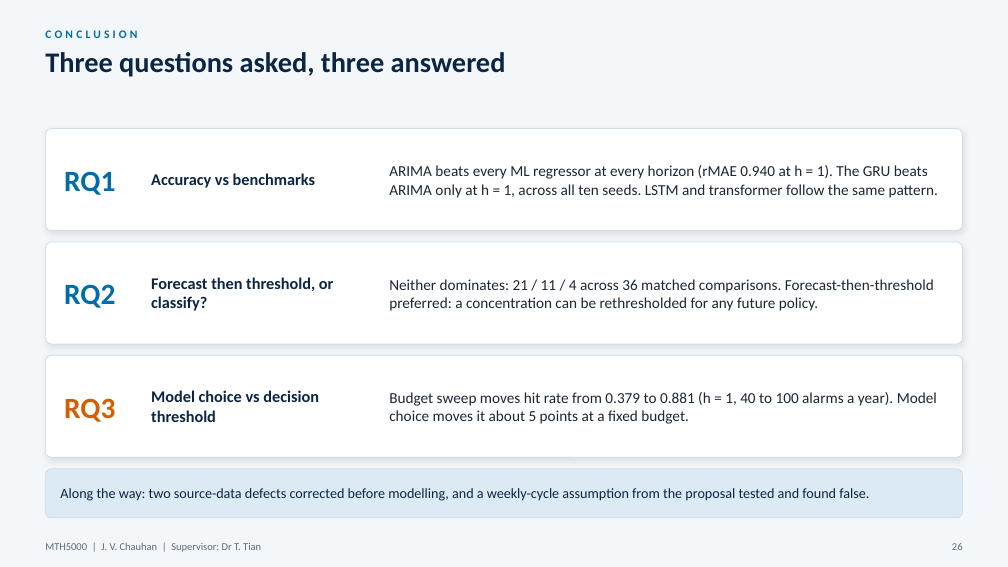
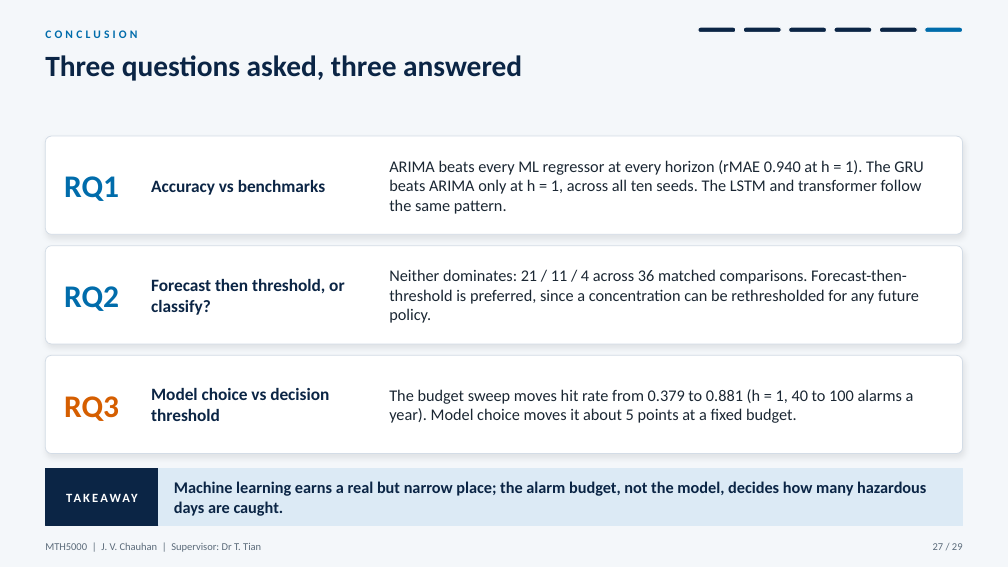
Before and after one commit to JC16092/mth5000-aqi-forecast, a slide deck: slide 27 of presentation_new/MTH5000_oral_presentation.pptx (slide 26 before the commit). Drawn at 1008x567 pixels with LibreOffice and Linux fonts; fonts in the diff are those of the drawing. Boxes give left, top, right and bottom in pixels: in the first picture for what was removed or moved away, otherwise in the second. Text is boxed around its words. In the diff, an @@ line names an element or a change of style, - is before the commit and + after.

```diff
--- a/presentation_new/MTH5000_oral_presentation.pptx
+++ b/presentation_new/MTH5000_oral_presentation.pptx
@@ rounded rectangle added at bbox=[698, 27, 736, 33], fill #0B2545, outline #F4F7FA 1 pt @@
@@ rounded rectangle added at bbox=[743, 27, 781, 33], fill #0B2545, outline #F4F7FA 1 pt @@
@@ rounded rectangle added at bbox=[789, 27, 827, 33], fill #0B2545, outline #F4F7FA 1 pt @@
@@ rounded rectangle added at bbox=[834, 27, 872, 33], fill #0B2545, outline #F4F7FA 1 pt @@
@@ rounded rectangle added at bbox=[879, 27, 917, 33], fill #0B2545, outline #F4F7FA 1 pt @@
@@ rounded rectangle added at bbox=[925, 27, 963, 33], fill #006CAB, outline #F4F7FA 1 pt @@
@@ text "Three questions asked, three answered" at bbox=[45, 55, 522, 81]: size 27 to 28 pt @@
@@ proportions changed in 3 elements at bbox=[45, 246, 963, 344], bbox=[45, 355, 963, 454], bbox=[45, 136, 963, 234] @@
@@ rounded rectangle: place and size @@
-rounded rectangle at bbox=[45, 129, 963, 231]
+rounded rectangle at bbox=[45, 136, 963, 234]
@@ size 28 to 30 pt in 3 elements at bbox=[64, 286, 119, 311], bbox=[64, 396, 119, 421], bbox=[64, 176, 119, 201] @@
@@ size 15.5 to 16.5 pt in 3 elements at bbox=[151, 388, 329, 421], bbox=[151, 279, 344, 315], bbox=[151, 180, 325, 195] @@
@@ text at bbox=[389, 160, 924, 214]: text changed; size 14.5 to 15.5 pt @@
-ARIMA beats every ML regressor at every horizon (rMAE 0.940 at h = 1). The GRU beats ARIMA only at h = 1, across all ten seeds. LSTM and transformer follow the same pattern.
+ARIMA beats every ML regressor at every horizon (rMAE 0.940 at h = 1). The GRU beats ARIMA only at h = 1, across all ten seeds. The LSTM and transformer follow the same pattern.
@@ rounded rectangle: place and size @@
-rounded rectangle at bbox=[45, 242, 963, 344]
+rounded rectangle at bbox=[45, 246, 963, 344]
@@ text at bbox=[389, 269, 919, 323]: text changed; size 14.5 to 15.5 pt @@
-Neither dominates: 21 / 11 / 4 across 36 matched comparisons. Forecast-then-threshold preferred: a concentration can be rethresholded for any future policy.
+Neither dominates: 21 / 11 / 4 across 36 matched comparisons. Forecast-then-threshold is preferred, since a concentration can be rethresholded for any future policy.
@@ text at bbox=[389, 389, 914, 423]: text changed; size 14.5 to 15.5 pt @@
-Budget sweep moves hit rate from 0.379 to 0.881 (h = 1, 40 to 100 alarms a year). Model choice moves it about 5 points at a fixed budget.
+The budget sweep moves hit rate from 0.379 to 0.881 (h = 1, 40 to 100 alarms a year). Model choice moves it about 5 points at a fixed budget.
@@ rounded rectangle removed at bbox=[45, 469, 963, 518] @@
@@ rectangle added at bbox=[45, 469, 159, 526], fill #0B2545, outline #0B2545 1 pt @@
@@ text added at bbox=[45, 469, 159, 526], 12 pt, text #FFFFFF, bold @@
+TAKEAWAY
@@ rectangle added at bbox=[159, 469, 963, 526], fill #DCEAF5, outline #DCEAF5 1 pt @@
@@ text removed at bbox=[60, 488, 869, 501] @@
-Along the way: two source-data defects corrected before modelling, and a weekly-cycle assumption from the proposal tested and found false.
@@ text added at bbox=[174, 481, 926, 516], 15.5 pt, text #0B2545, bold @@
+Machine learning earns a real but narrow place; the alarm budget, not the model, decides how many hazardous days are caught.
@@ text at bbox=[933, 543, 963, 550]: text changed @@
-26
+27 / 29
```
Also in this commit, not shown: 31 other slides changed, 6 slides added, 1 slide removed, 6 other files.
